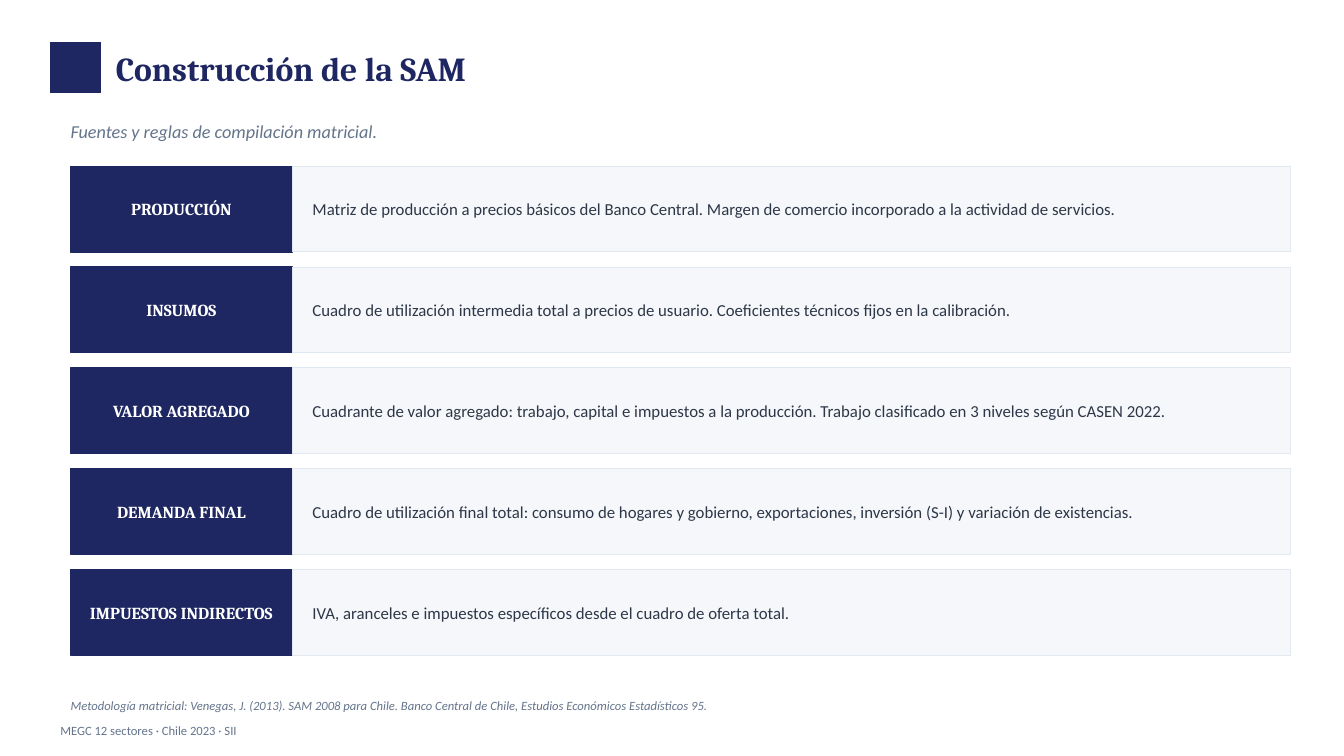
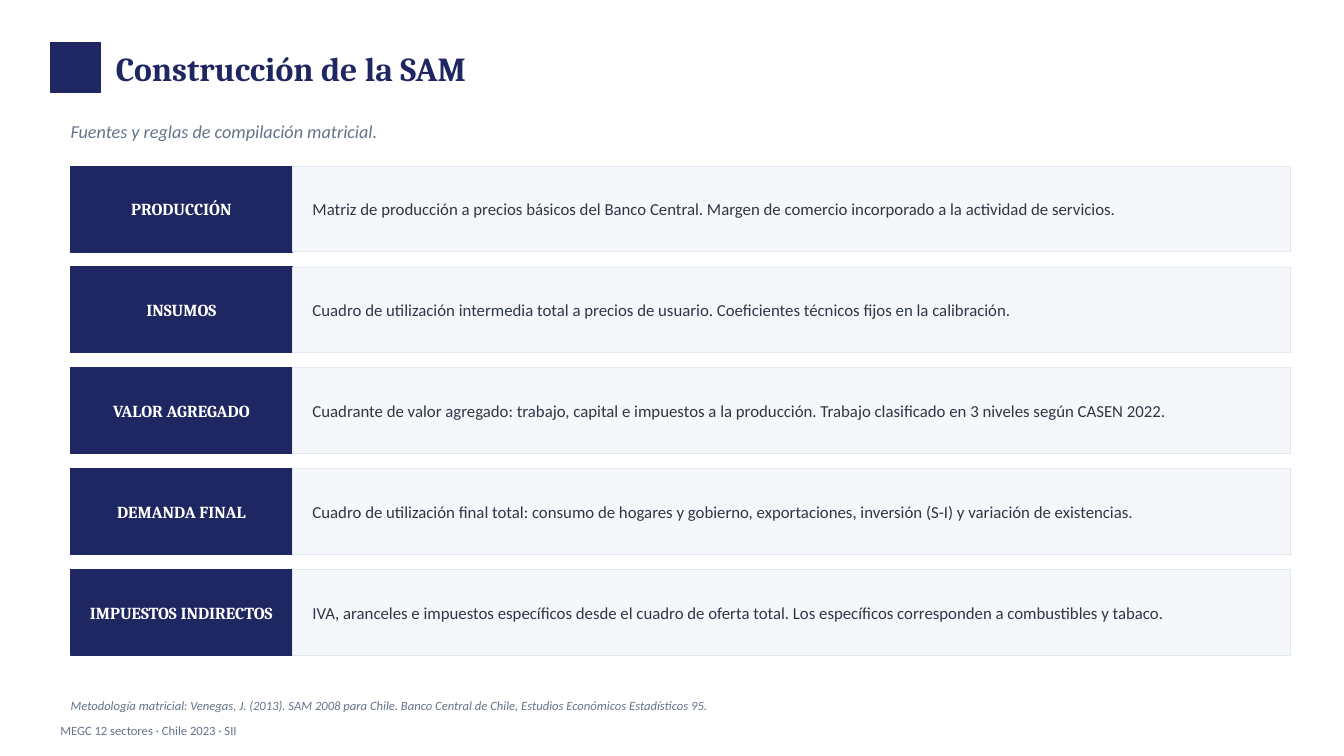
Before and after one commit to fcohenriquez/eq_general, a slide deck: slide 7 of documentacion/paper_rat_54/MEGC_Chile_12sectores_CIAT_202610.pptx. Drawn at 1344x756 pixels with LibreOffice and Linux fonts; fonts in the diff are those of the drawing. Boxes give left, top, right and bottom in pixels: in the first picture for what was removed or moved away, otherwise in the second. Text is boxed around its words. In the diff, an @@ line names an element or a change of style, - is before the commit and + after.

Commit message:
VersiCambio a consideración de ILA como impuesto específico en la documentación

```diff
--- a/documentacion/paper_rat_54/MEGC_Chile_12sectores_CIAT_202610.pptx
+++ b/documentacion/paper_rat_54/MEGC_Chile_12sectores_CIAT_202610.pptx
@@ text at [312,607,1163,622]: text changed @@
-IVA, aranceles e impuestos específicos desde el cuadro de oferta total.
+IVA, aranceles e impuestos específicos desde el cuadro de oferta total. Los específicos corresponden a combustibles y tabaco.
```
Also in this commit, not shown: 6 other slides changed, 1 slide added, 7 other files.
